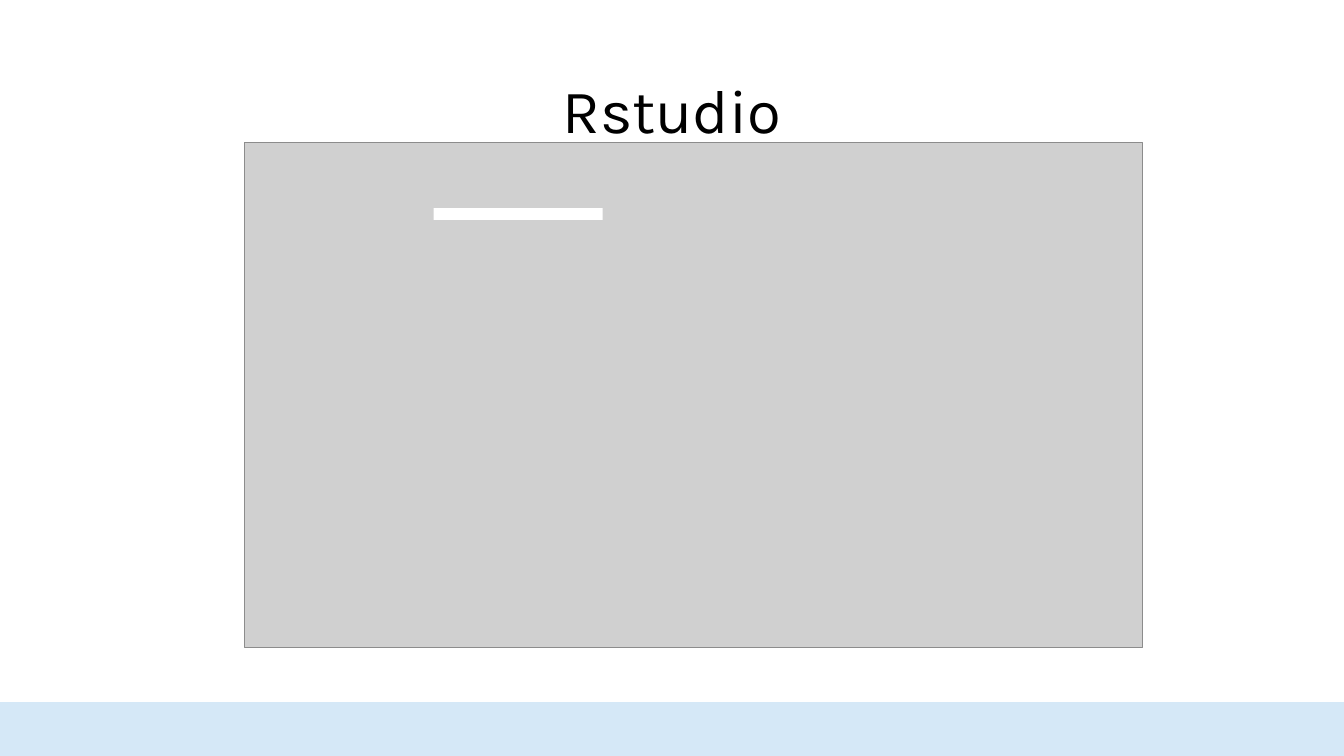
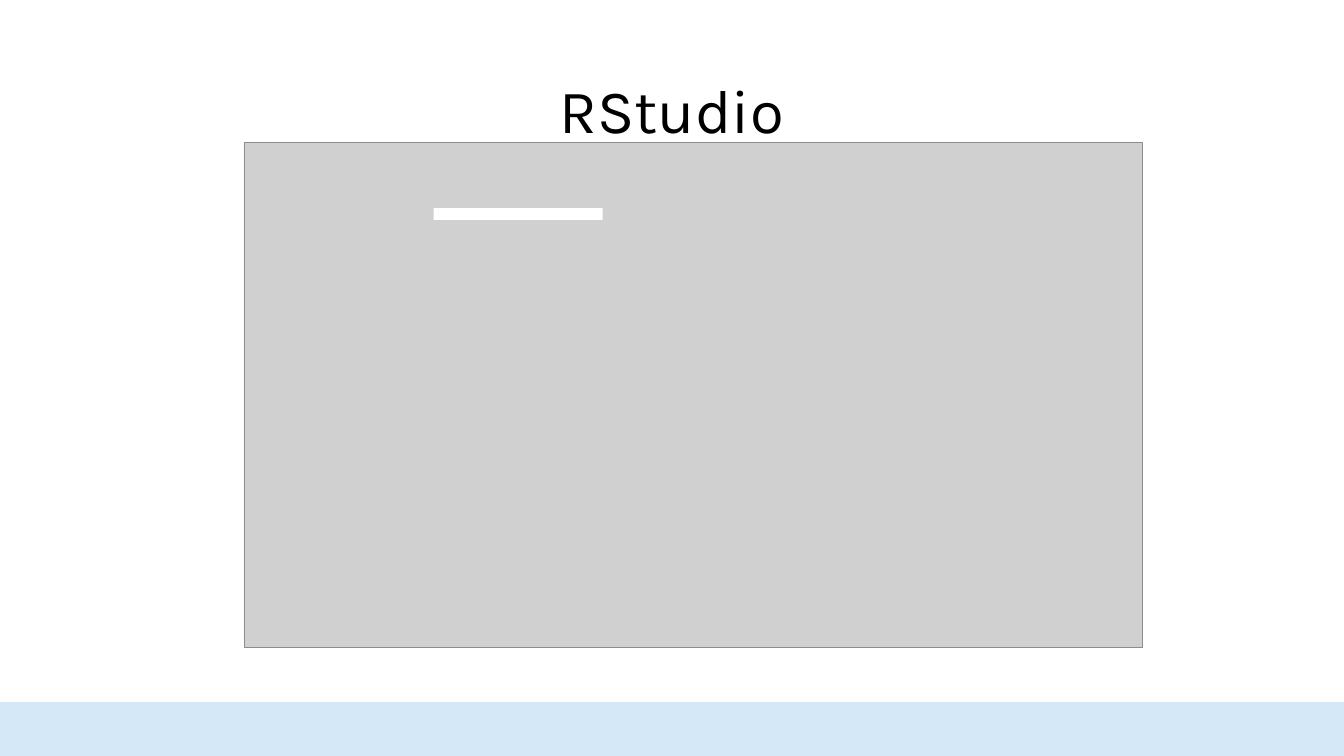
Before and after one commit to HopkinsIDD/seroanalytics_workshop, a slide deck: slide 7 of Lecture 1/Lecture 1.pptx. Drawn at 1344x756 pixels with LibreOffice and Linux fonts; fonts in the diff are those of the drawing; grey boxes stand for pictures; background and template pictures are left out. Boxes give left, top, right and bottom in pixels: in the first picture for what was removed or moved away, otherwise in the second. Text is boxed around its words. In the diff, an @@ line names an element or a change of style, - is before the commit and + after.

```diff
--- a/Lecture 1/Lecture 1.pptx
+++ b/Lecture 1/Lecture 1.pptx
@@ title at bbox=[560, 90, 784, 148]: text changed @@
-Rstudio
+RStudio
```
Also in this commit, not shown: 6 other slides changed, 2 other files.
